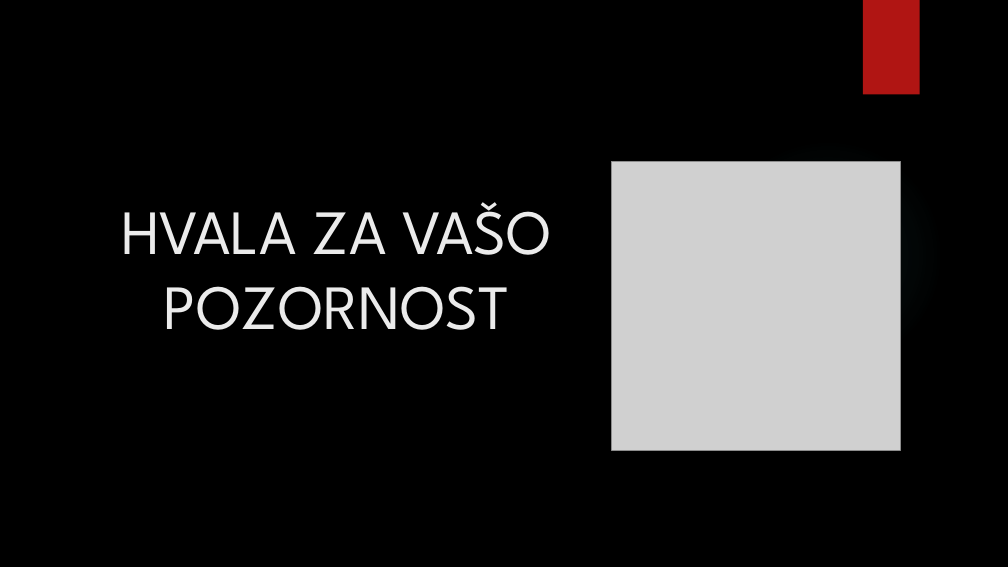
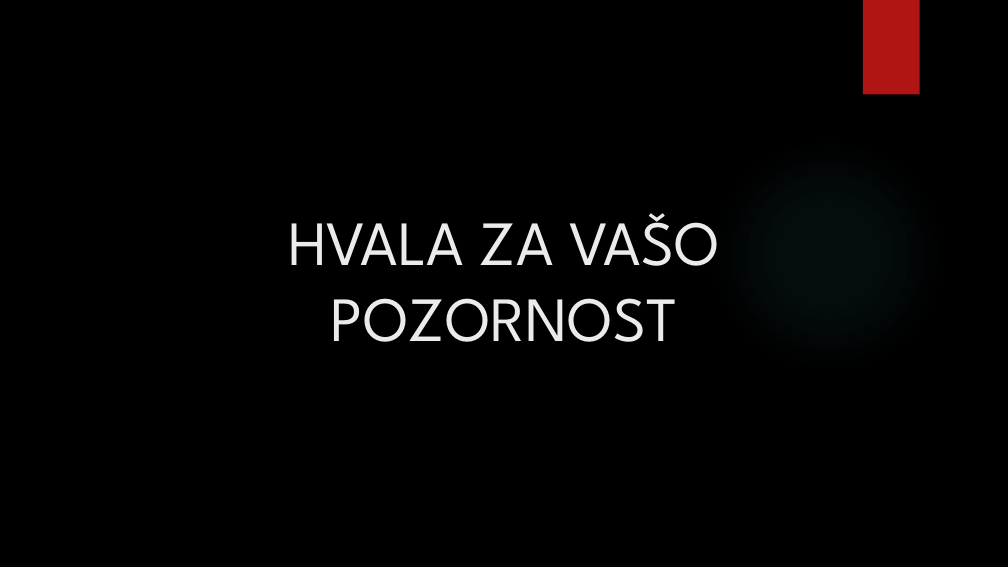
Before and after one commit to ChipOfPotatoe1/zaklju-naNal, a slide deck: slide 9 of Projektna_Powerpoint.pptx. Drawn at 1008x567 pixels with LibreOffice and Linux fonts; fonts in the diff are those of the drawing; grey boxes stand for pictures; background and template pictures are left out. Boxes give left, top, right and bottom in pixels: in the first picture for what was removed or moved away, otherwise in the second. Text is boxed around its words. In the diff, an @@ line names an element or a change of style, - is before the commit and + after.

Commit message:
popravki

```diff
--- a/Projektna_Powerpoint.pptx
+++ b/Projektna_Powerpoint.pptx
@@ picture removed at (612,161,901,450) @@
@@ title "HVALA ZA VAŠO POZORNOST": place and size @@
-title "HVALA ZA VAŠO POZORNOST" at (121,202,552,330)
+title "HVALA ZA VAŠO POZORNOST" at (289,213,720,342)
```
